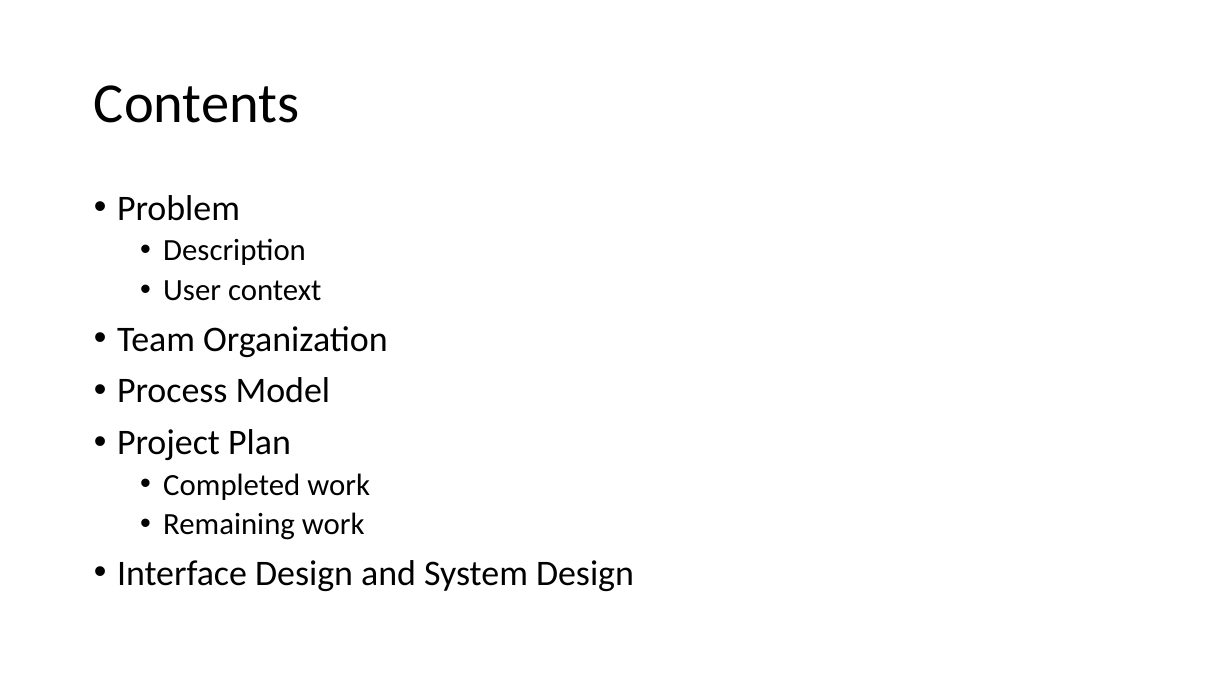
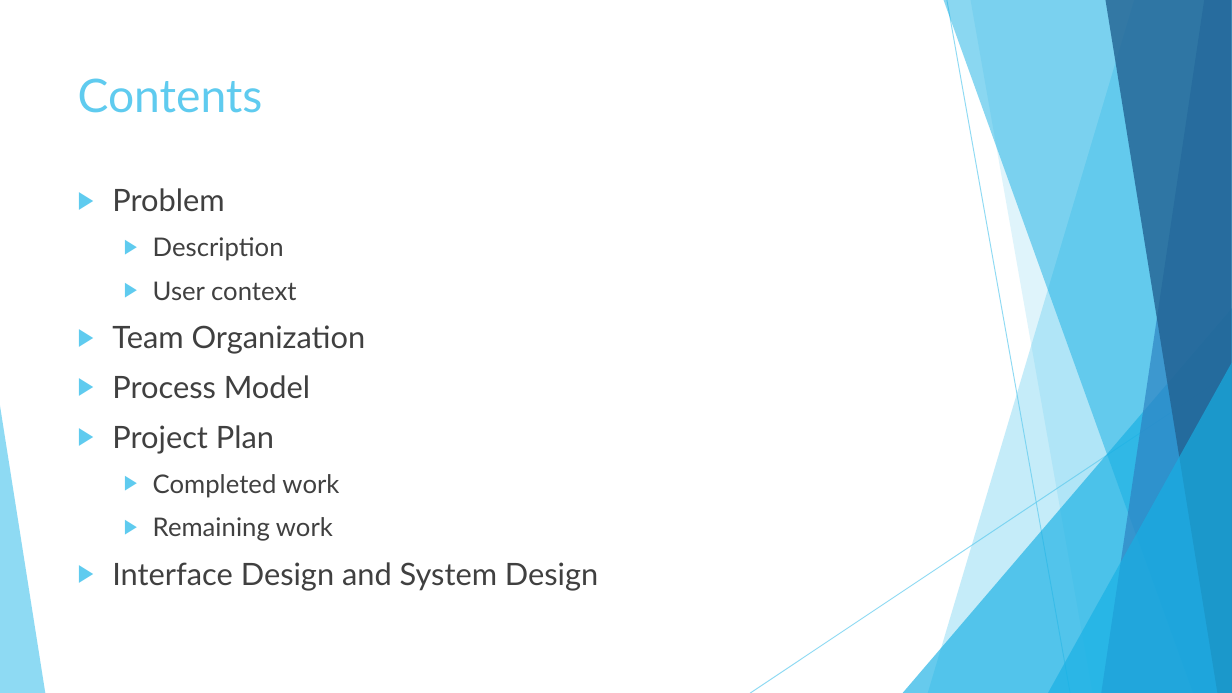
Before and after one commit to blueberryboson/Software-Engineering-Spr-2016, a slide deck: slide 2 of Open.Classes.Project.Interim.Presentation.pptx. Drawn at 1232x693 pixels with LibreOffice and Linux fonts; fonts in the diff are those of the drawing. Boxes give left, top, right and bottom in pixels: in the first picture for what was removed or moved away, otherwise in the second. Text is boxed around its words. In the diff, an @@ line names an element or a change of style, - is before the commit and + after.

```diff
--- a/Open.Classes.Project.Interim.Presentation.pptx
+++ b/Open.Classes.Project.Interim.Presentation.pptx
@@ title "Contents": place and size @@
-title "Contents" at bbox=[94, 85, 300, 123]
+title "Contents" at bbox=[78, 78, 263, 113]
@@ title "Contents" at bbox=[78, 78, 263, 113]: size 44 to 36 pt, font Calibri to Lato, text colour #000000 to #5FCBEF; line spacing 0.9 to 1; vertical alignment middle to top @@
@@ text "Problem": place and size @@
-text "Problem" at bbox=[117, 195, 634, 591]
+text "Problem" at bbox=[112, 188, 598, 591]
@@ text "Problem" at bbox=[112, 188, 598, 591]: size 28 to 24 pt in "Problem", "Team Organization", "Process Model", "Project Plan" and 1 more places; font Calibri to Lato, text colour #000000 to #404040; size 24 to 20 pt in "Description", "User context", "Completed work", "Remaining work"; bullet • to ▶; line spacing 0.9 to 1; more space between paragraphs @@
@@ group added at bbox=[0, 0, 1232, 693]: 5 freeform shapes, 3 triangles, 2 lines @@
```
Also in this commit, not shown: 7 other slides changed, 2 slides added, 1 slide removed.
